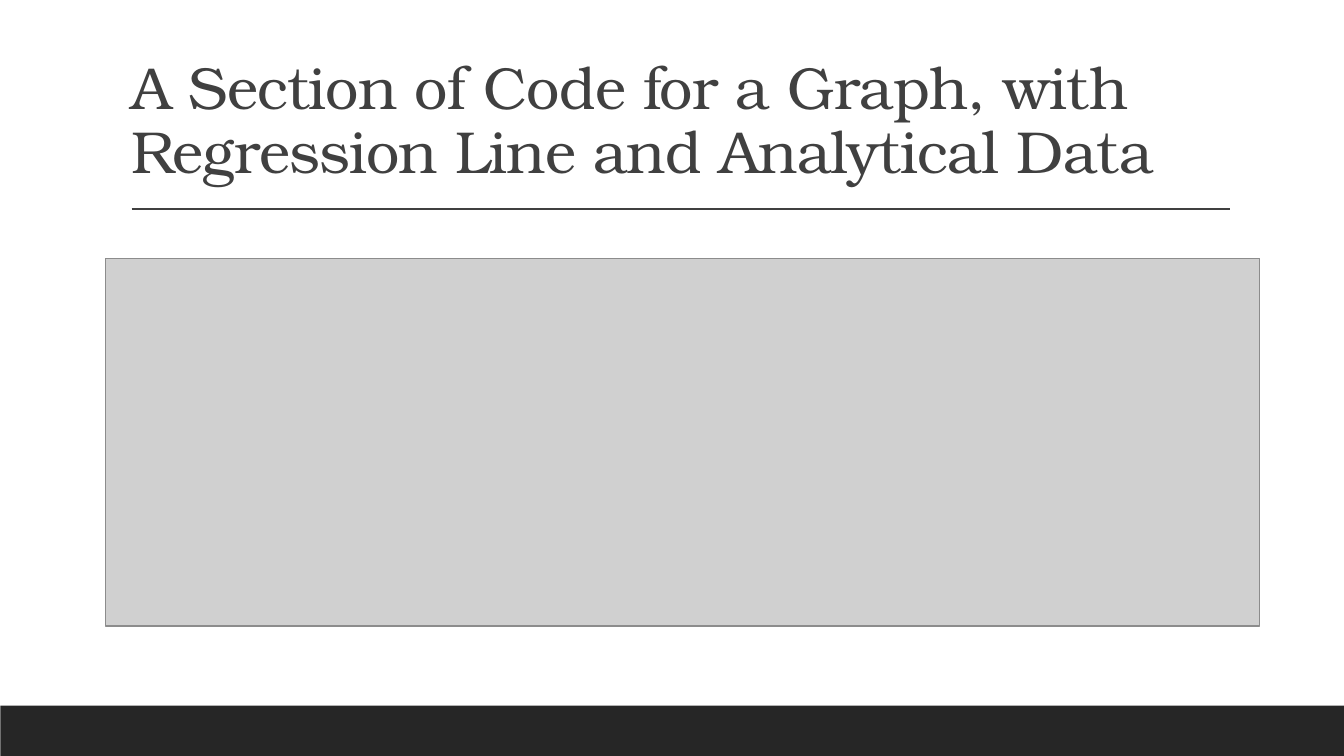
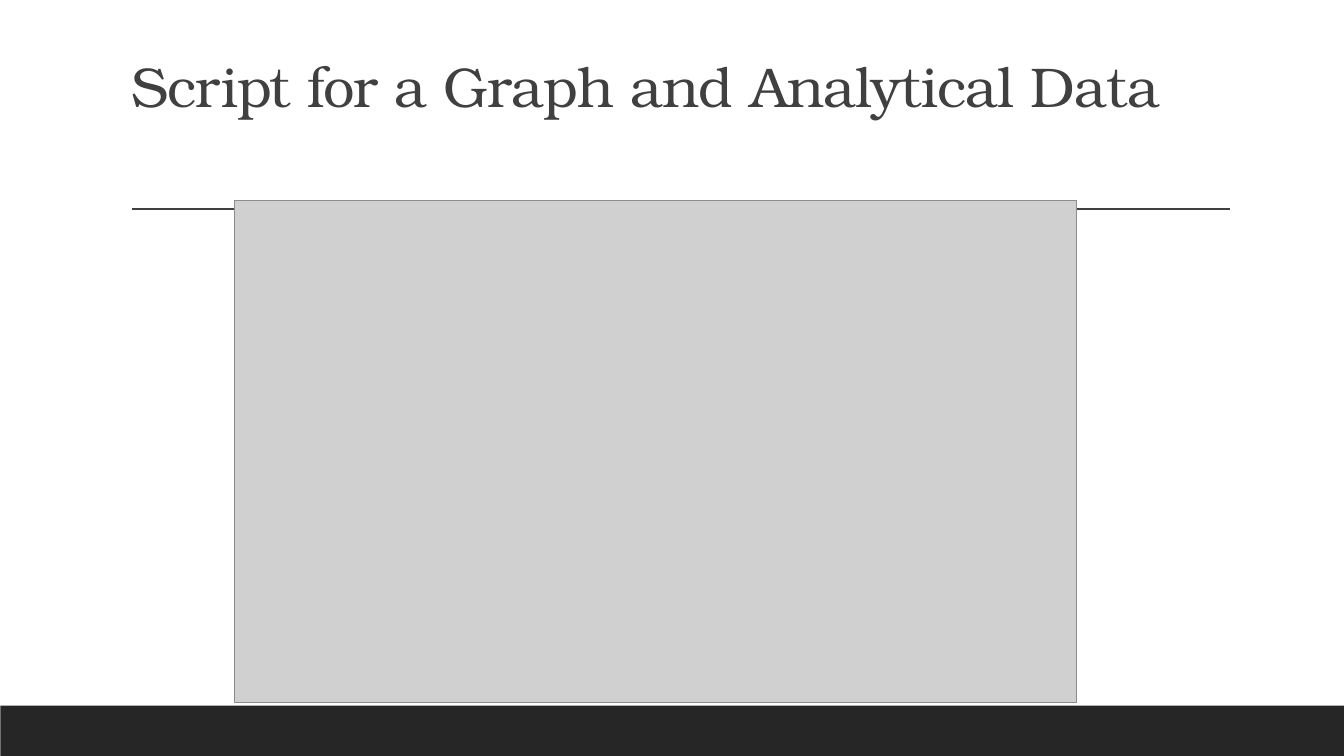
Before and after one commit to mdpickett2/pushnpull, a slide deck: slide 6 of Health and Socio-Economic Factors.pptx (slide 14 before the commit). Drawn at 1344x756 pixels with LibreOffice and Linux fonts; fonts in the diff are those of the drawing; grey boxes stand for pictures. Boxes give left, top, right and bottom in pixels: in the first picture for what was removed or moved away, otherwise in the second. Text is boxed around its words. In the diff, an @@ line names an element or a change of style, - is before the commit and + after.

```diff
--- a/Health and Socio-Economic Factors.pptx
+++ b/Health and Socio-Economic Factors.pptx
@@ title at (131, 66, 1161, 120): text changed; size 42.3 to 40 pt @@
-A Section of Code for a Graph, with Regression Line and Analytical Data
+Script for a Graph and Analytical Data
@@ picture: place and size @@
-picture at (106, 258, 1260, 626)
+picture at (235, 201, 1077, 704)
```
Also in this commit, not shown: 14 other slides changed, 11 slides added, 11 slides removed, 3 other files.
